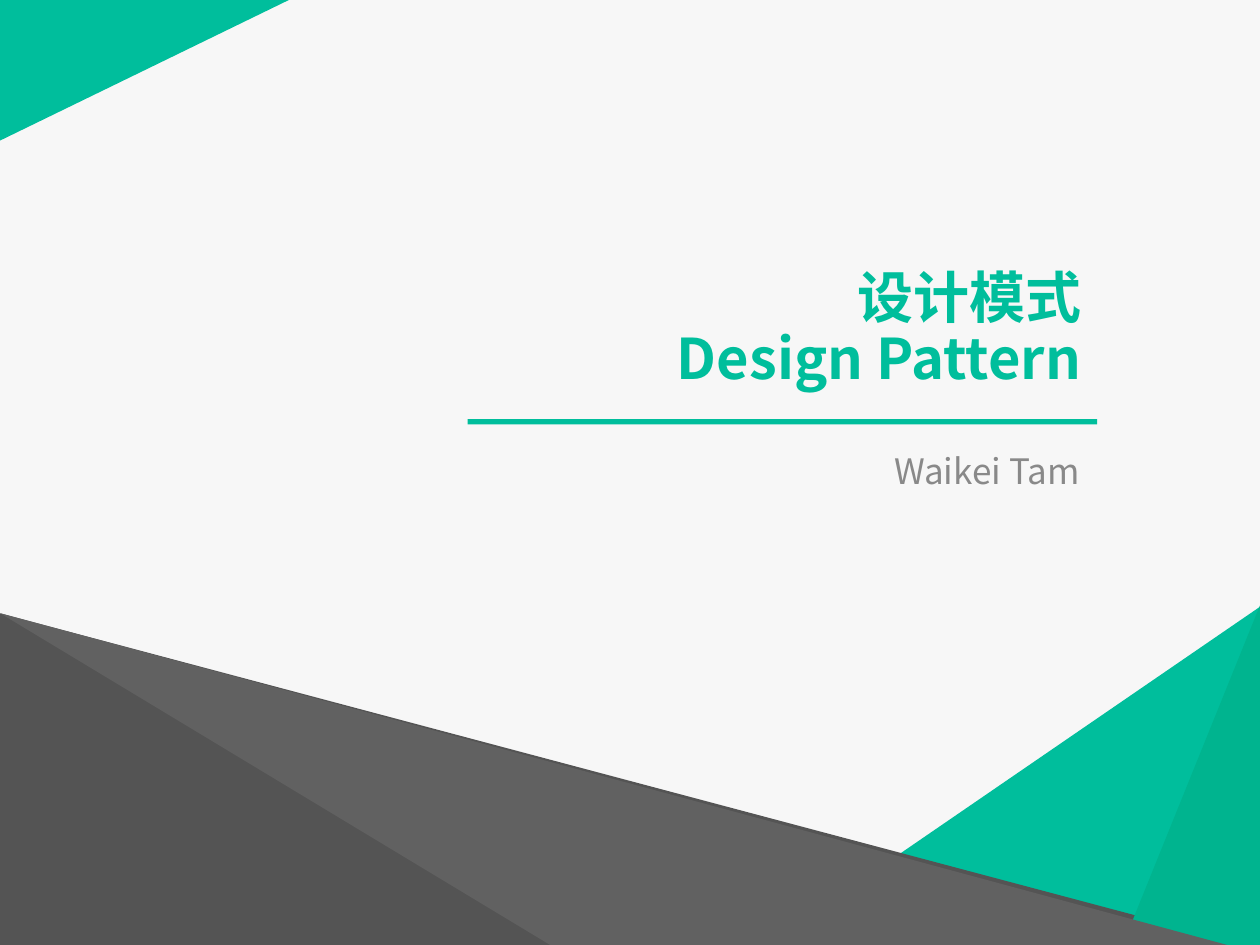
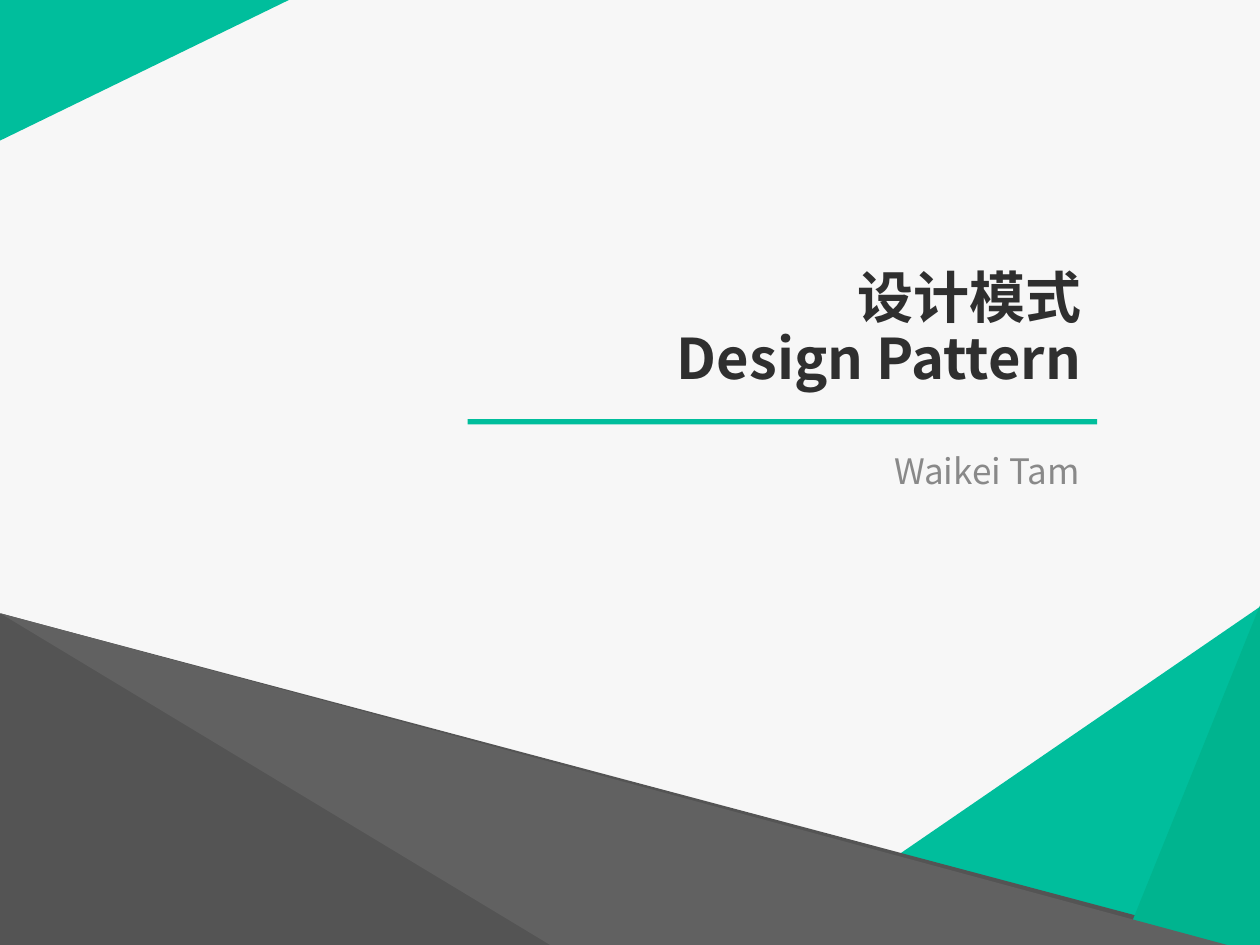
Before and after one commit to PlumpMath/DesignPattern-108, a slide deck: slide 1 of doc/Design Pattern.ppt. Drawn at 1260x945 pixels with LibreOffice and Linux fonts; fonts in the diff are those of the drawing. Boxes give left, top, right and bottom in pixels: in the first picture for what was removed or moved away, otherwise in the second. Text is boxed around its words. In the diff, an @@ line names an element or a change of style, - is before the commit and + after.

```diff
--- a/doc/Design Pattern.ppt
+++ b/doc/Design Pattern.ppt
@@ title "设计模式 Design Pattern" at bbox=[677, 270, 1081, 393]: text colour #00BE9C to #2F2F2F @@
```
Also in this commit, not shown: 12 other slides changed.
